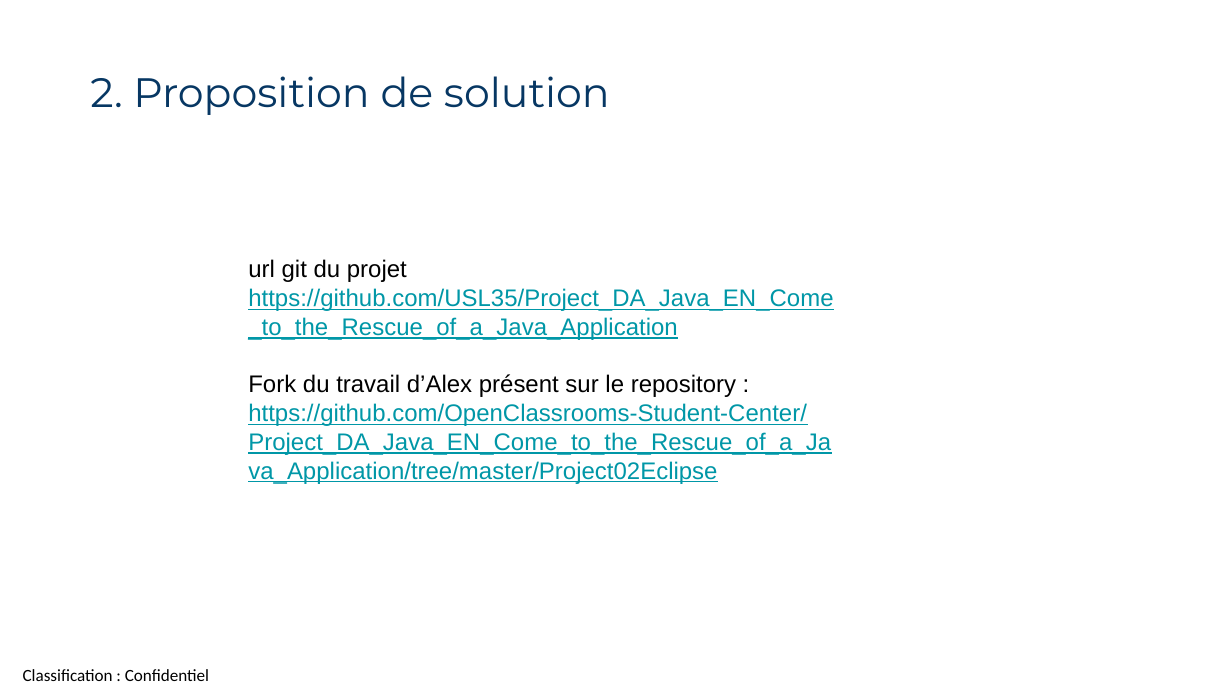
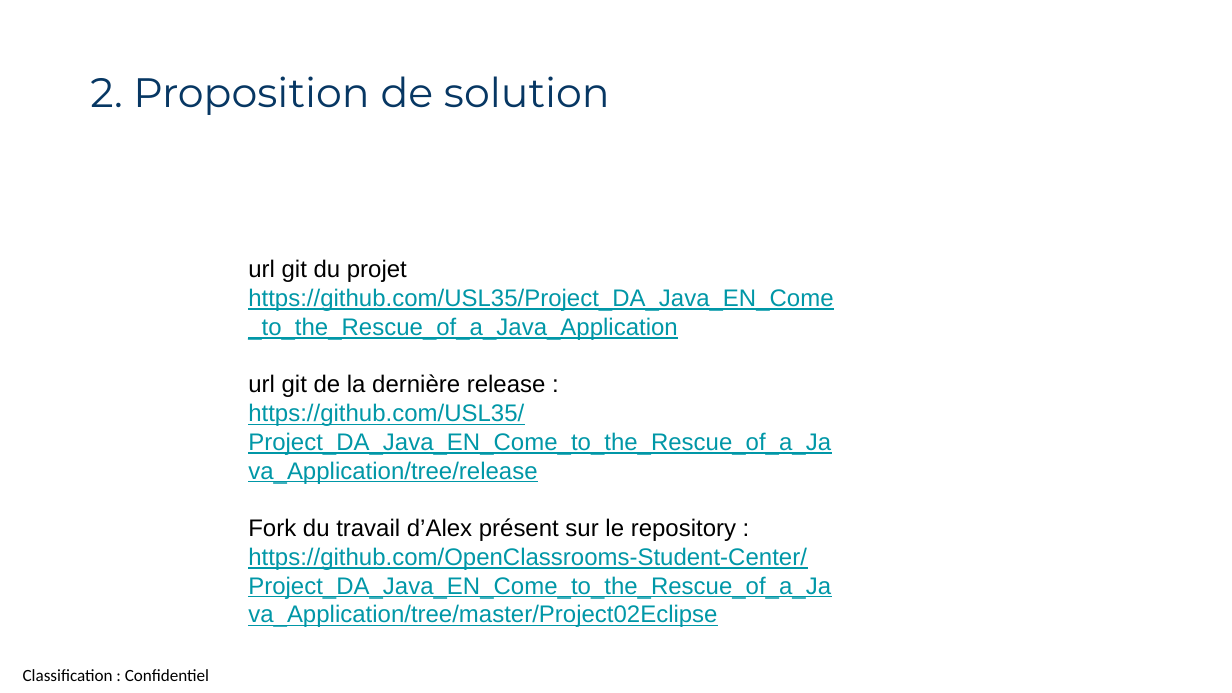
Before and after one commit to USL35/Project_DA_Java_EN_Come_to_the_Rescue_of_a_Java_Application, a slide deck: slide 5 of PresentationProjet2.pptx. Drawn at 1232x693 pixels with LibreOffice and Linux fonts; fonts in the diff are those of the drawing; background and template pictures are left out. Boxes give left, top, right and bottom in pixels: in the first picture for what was removed or moved away, otherwise in the second. Text is boxed around its words. In the diff, an @@ line names an element or a change of style, - is before the commit and + after.

Commit message:
update PPX with release branch

```diff
--- a/PresentationProjet2.pptx
+++ b/PresentationProjet2.pptx
@@ text at (248,374,831,484): paragraphs added @@
+url git de la dernière release :
+https://github.com/USL35/Project_DA_Java_EN_Come_to_the_Rescue_of_a_Java_Application/tree/release
```
